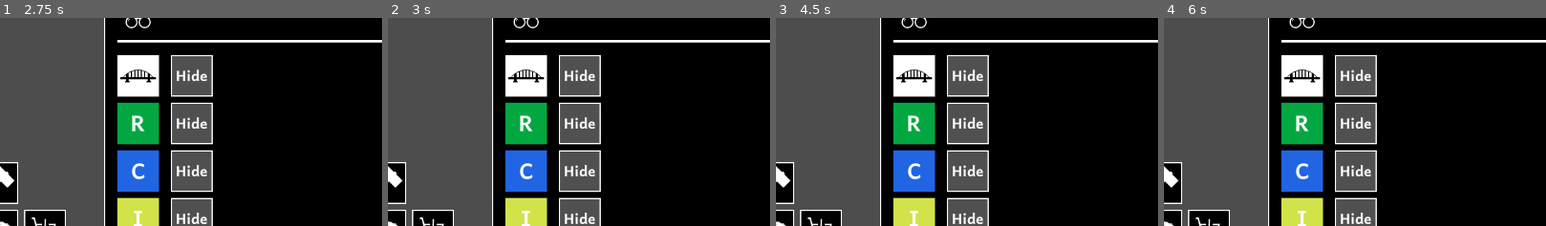
Above: before the commit, frames 1-4 (left to right).
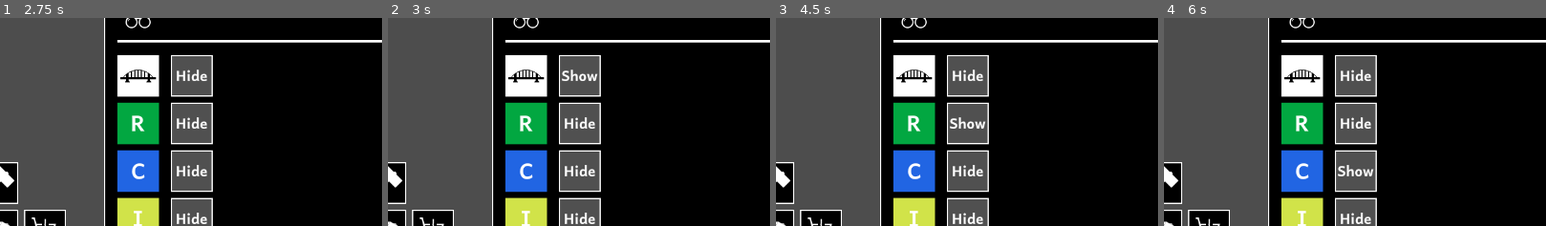
Above: after the commit, the same moments.

Repository: EricBroyles/TheCityPlannersDuelPrototype
Game: Godot game, scene res://Scenes/ChallengeGame.tscn
The game is run twice, just before and just after one commit, with the same random seed, the same clock (stepped at 60 frames per second) and the same inputs. The project has no main scene, so this scene is started directly.
Inputs (mouse positions are % of the whole screen's width and height, from its top left):
- Up to frame 1 (2.75 s): click (26, 6) at 0.5 s; click (26, 18) at 1.25 s; click (74, 18) at 2 s
- Up to frame 2 (3 s): click (41, 56) at 2.75 s
- Up to frame 3 (4.5 s): click (41, 56) at 3.52 s; click (41, 68) at 4.25 s
- Up to frame 4 (6 s): click (41, 68) at 5.02 s; click (41, 79) at 5.75 s
The pictures show only the part of the screen within x 16-66%, y 43-92%; the shares and areas given below are measured in that part.

Frame 1 is identical in both runs. In frame 2, 0.2% of the frame differs, in the area x 45-55%, y 24-31%; in frame 3, 0.2%; in frame 4, 0.2%, in the area x 45-55%, y 70-77%.

Commit message:
added the toggle for hide and show in view menu

Diff:
--- a/Scenes/User Interface/BuildPhase.tscn
+++ b/Scenes/User Interface/BuildPhase.tscn
@@ -1493,3 +1493,11 @@
 [connection signal="pressed" from="CenterMenusMargin/OpenMarketMenu/MarginContainer3/VBoxContainer/HBoxContainer3/HBoxContainer/Buy10IButton" to="." method="_on_buy_10_i_button_pressed"]
 [connection signal="pressed" from="CenterMenusMargin/OpenMarketMenu/MarginContainer3/VBoxContainer/HBoxContainer3/HBoxContainer/Buy100IButton" to="." method="_on_buy_100_i_button_pressed"]
 [connection signal="pressed" from="CenterMenusMargin/ViewMenu/XButtonMargin/ViewMenuXButton" to="." method="_on_view_menu_x_button_pressed"]
+[connection signal="pressed" from="CenterMenusMargin/ViewMenu/HBoxContainer/VBoxContainer2/HBoxContainer/BridgeHideButton" to="." method="_on_bridge_hide_button_pressed"]
+[connection signal="pressed" from="CenterMenusMargin/ViewMenu/HBoxContainer/VBoxContainer2/HBoxContainer/BridgeShowButton" to="." method="_on_bridge_show_button_pressed"]
+[connection signal="pressed" from="CenterMenusMargin/ViewMenu/HBoxContainer/VBoxContainer2/HBoxContainer2/RHideButton" to="." method="_on_r_hide_button_pressed"]
+[connection signal="pressed" from="CenterMenusMargin/ViewMenu/HBoxContainer/VBoxContainer2/HBoxContainer2/RShowButton" to="." method="_on_r_show_button_pressed"]
+[connection signal="pressed" from="CenterMenusMargin/ViewMenu/HBoxContainer/VBoxContainer2/HBoxContainer3/CHideButton" to="." method="_on_c_hide_button_pressed"]
+[connection signal="pressed" from="CenterMenusMargin/ViewMenu/HBoxContainer/VBoxContainer2/HBoxContainer3/CShowButton" to="." method="_on_c_show_button_pressed"]
+[connection signal="pressed" from="CenterMenusMargin/ViewMenu/HBoxContainer/VBoxContainer2/HBoxContainer4/IHideButton" to="." method="_on_i_hide_button_pressed"]
+[connection signal="pressed" from="CenterMenusMargin/ViewMenu/HBoxContainer/VBoxContainer2/HBoxContainer4/IShowButton" to="." method="_on_i_show_button_pressed"]
--- a/Scripts/GameData.gd
+++ b/Scripts/GameData.gd
@@ -49,6 +49,10 @@
 var cost_per_c_demand: int = 1100
 var cost_per_i_demand: int = 1100
 
+var hide_bridges: bool = false
+var hide_r_zone: bool = false
+var hide_c_zone: bool = false
+var hide_i_zone: bool = false
 
 
 
--- a/Scripts/User Interface/BuildPhaseUserInterface.gd
+++ b/Scripts/User Interface/BuildPhaseUserInterface.gd
@@ -263,6 +263,38 @@
 func _on_view_menu_x_button_pressed() -> void:
 	toggle_view_menu()
 
+func _on_bridge_hide_button_pressed() -> void:
+	GameData.hide_bridges = true
+	update_all_show_hide_buttons()
+
+func _on_bridge_show_button_pressed() -> void:
+	GameData.hide_bridges = false
+	update_all_show_hide_buttons()
+
+func _on_r_hide_button_pressed() -> void:
+	GameData.hide_r_zone = true
+	update_all_show_hide_buttons()
+
+func _on_r_show_button_pressed() -> void:
+	GameData.hide_r_zone = false
+	update_all_show_hide_buttons()
+
+func _on_c_hide_button_pressed() -> void:
+	GameData.hide_c_zone = true
+	update_all_show_hide_buttons()
+
+func _on_c_show_button_pressed() -> void:
+	GameData.hide_c_zone = false
+	update_all_show_hide_buttons()
+
+func _on_i_hide_button_pressed() -> void:
+	GameData.hide_i_zone = true
+	update_all_show_hide_buttons()
+
+func _on_i_show_button_pressed() -> void:
+	GameData.hide_i_zone = false
+	update_all_show_hide_buttons()
+
 ## Helpers
 #Toggle: means open if closed, close if open
 func toggle_open_market_menu():
@@ -270,6 +302,16 @@
 
 func toggle_view_menu():
 	view_menu.visible = !view_menu.visible
+
+func update_all_show_hide_buttons():
+	bridge_hide_button.visible = !GameData.hide_bridges
+	bridge_show_button.visible = GameData.hide_bridges
+	r_hide_button.visible = !GameData.hide_r_zone
+	r_show_button.visible = GameData.hide_r_zone
+	c_hide_button.visible = !GameData.hide_c_zone
+	c_show_button.visible = GameData.hide_c_zone
+	i_hide_button.visible = !GameData.hide_i_zone
+	i_show_button.visible = GameData.hide_i_zone
 
 func toggle_card_template_layout():
 	card_template_layout.visible = !card_template_layout.visible
